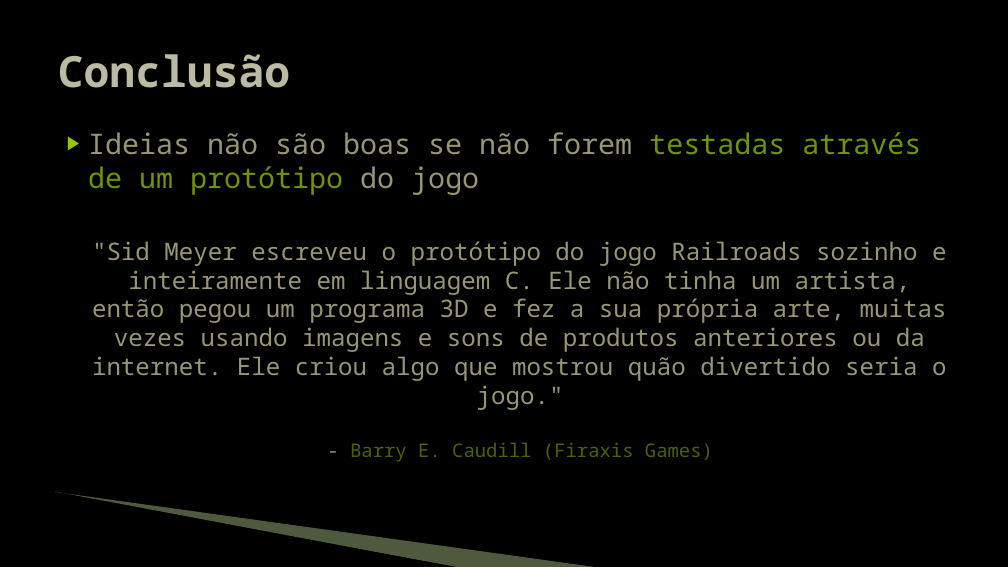
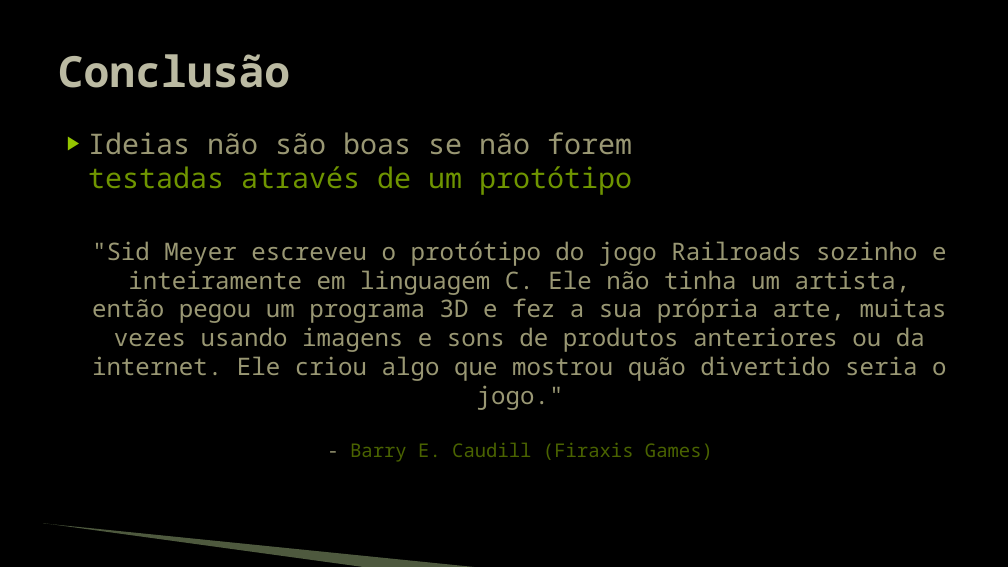
Before and after one commit to JudsonSS/Jogos, a slide deck: slide 33 of Slides/00. Introdução.pptx. Drawn at 1008x567 pixels with LibreOffice and Linux fonts; fonts in the diff are those of the drawing; background and template pictures are left out. Boxes give left, top, right and bottom in pixels: in the first picture for what was removed or moved away, otherwise in the second. Text is boxed around its words. In the diff, an @@ line names an element or a change of style, - is before the commit and + after.

```diff
--- a/Slides/00. Introdução.pptx
+++ b/Slides/00. Introdução.pptx
@@ text at [88,132,632,195]: text changed; text colour #999773 to #6F9400 @@
-▶ Ideias não são boas se não forem testadas através de um protótipo do jogo
+▶ Ideias não são boas se não forem
+  testadas através de um protótipo
@@ freeform shape removed at [54,494,461,567] @@
@@ freeform shape: place and size @@
-freeform shape at [55,492,600,567]
+freeform shape at [43,523,474,567]
```
Also in this commit, not shown: 32 other slides changed, 1 other file.
